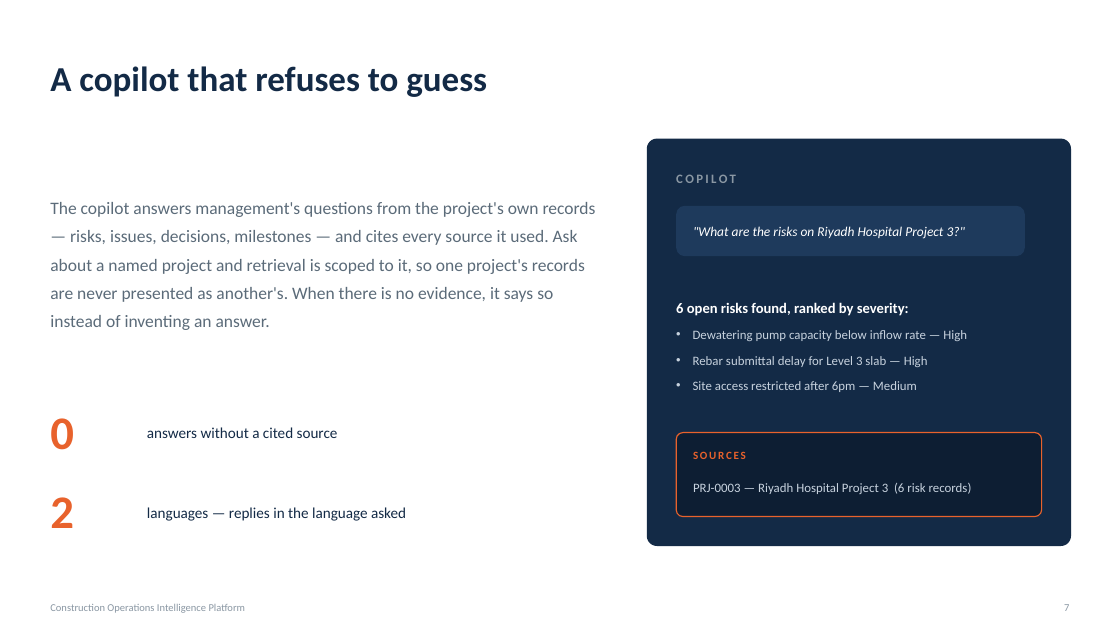
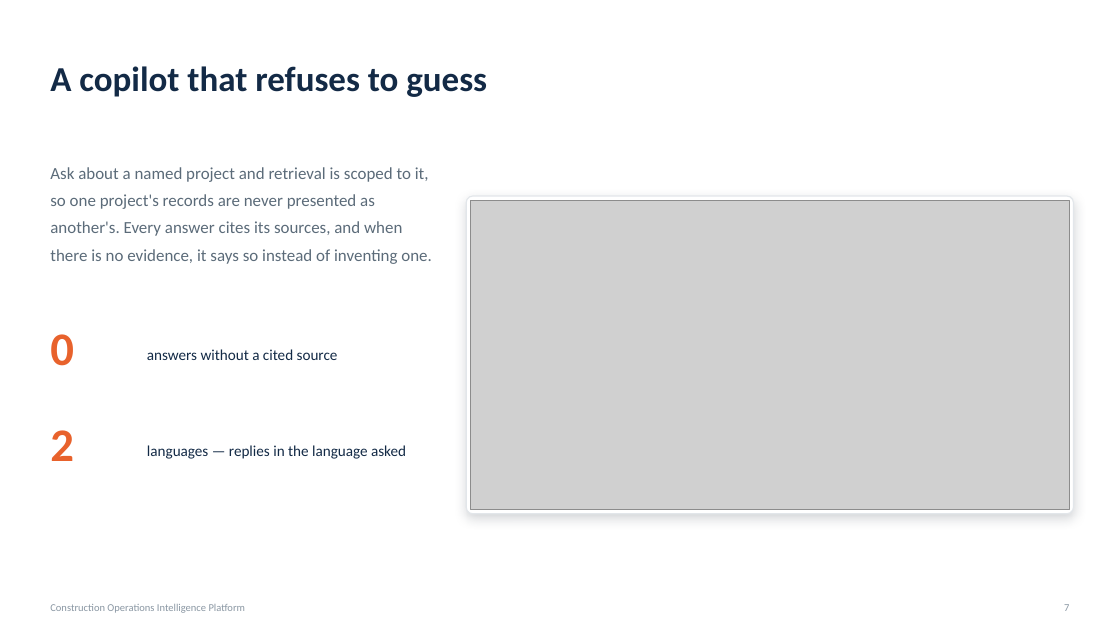
Before and after one commit to saudrawdhan/construction-ai-platform, a slide deck: slide 7 of docs/Construction_AI_Platform_Overview.pptx. Drawn at 1120x630 pixels with LibreOffice and Linux fonts; fonts in the diff are those of the drawing; grey boxes stand for pictures. Boxes give left, top, right and bottom in pixels: in the first picture for what was removed or moved away, otherwise in the second. Text is boxed around its words. In the diff, an @@ line names an element or a change of style, - is before the commit and + after.

```diff
--- a/docs/Construction_AI_Platform_Overview.pptx
+++ b/docs/Construction_AI_Platform_Overview.pptx
@@ text at (50, 167, 432, 264): text changed; size 15 to 14.5 pt @@
-The copilot answers management's questions from the project's own records — risks, issues, decisions, milestones — and cites every source it used. Ask about a named project and retrieval is scoped to it, so one project's records are never presented as another's. When there is no evidence, it says so instead of inventing an answer.
+Ask about a named project and retrieval is scoped to it, so one project's records are never presented as another's. Every answer cites its sources, and when there is no evidence, it says so instead of inventing one.
@@ text removed at (676, 174, 736, 183) @@
-COPILOT
@@ rounded rectangle: place and size @@
-rounded rectangle at (647, 139, 1071, 546)
+rounded rectangle at (466, 196, 1074, 513)
@@ rounded rectangle at (466, 196, 1074, 513): fill #132A46 to #FFFFFF; outline none to #E2E6EA 1 pt; shadow on; proportions changed @@
@@ picture added at (471, 200, 1070, 509) @@
@@ rounded rectangle removed at (676, 206, 1025, 256) @@
@@ text removed at (693, 226, 965, 239) @@
-"What are the risks on Riyadh Hospital Project 3?"
@@ text "0": place and size @@
-text "0" at (50, 418, 74, 450)
+text "0" at (50, 334, 74, 366)
@@ text "answers without a cited source" at (147, 349, 338, 360): line spacing 1 to 1.2 @@
@@ text "answers without a cited source": place and size @@
-text "answers without a cited source" at (147, 427, 338, 438)
+text "answers without a cited source" at (147, 349, 338, 360)
@@ text removed at (676, 302, 967, 392) @@
-6 open risks found, ranked by severity:
-• Dewatering pump capacity below inflow rate — High
-• Rebar submittal delay for Level 3 slab — High
-• Site access restricted after 6pm — Medium
@@ text "2": place and size @@
-text "2" at (50, 497, 74, 528)
+text "2" at (50, 430, 74, 461)
@@ text "languages — replies in the ...": place and size @@
-text "languages — replies in the ..." at (147, 507, 406, 521)
+text "languages — replies in the ..." at (147, 445, 406, 459)
@@ text "languages — replies in the ..." at (147, 445, 406, 459): line spacing 1 to 1.2 @@
@@ rounded rectangle removed at (676, 433, 1042, 517) @@
@@ text removed at (693, 451, 746, 459) @@
-SOURCES
@@ text removed at (693, 483, 972, 494) @@
-PRJ-0003 — Riyadh Hospital Project 3 (6 risk records)
```
Also in this commit, not shown: 6 other slides changed, 4 other files.
